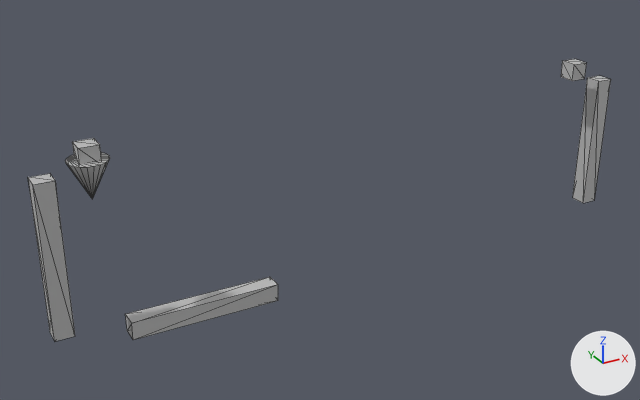
The glTF model GeneratorFlow_00.glb: old version first, new version second.
Before and after are seen from a 50 mm camera at (-0.246, -0.387, 0.209) aimed at (-0.022, 0.021, 0.005). The axes (+X, +Y, +Z) are drawn at lower right. The lights are the same throughout. Mesh edges are drawn as thin lines. Where no turn or scale is listed for an object, it has been applied to the vertices.
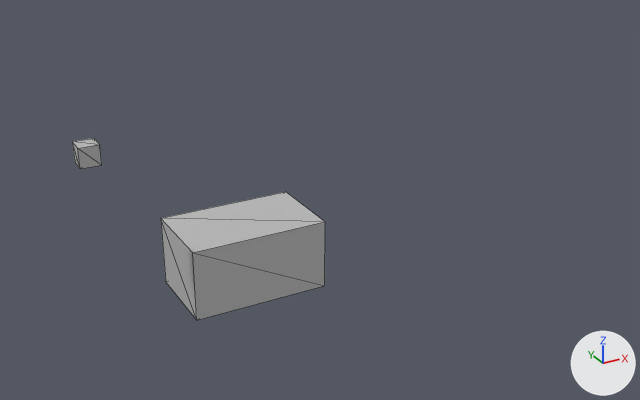
The newer file is also turned or shifted as a whole; pictures and numbers use the older file's frame.

What differs and where, as boxes (x1, y1, x2, y2) in the pictures (640 x 400 px):
'pCube6', added
    after: (161, 192, 325, 320)
'pCube2', deleted
    before: (28, 173, 75, 341)
'pCube4', deleted
    before: (125, 277, 278, 340)
'pCube3', deleted
    before: (572, 76, 611, 203)
'pCone1', deleted
    before: (65, 152, 110, 198)
'flow1', deleted
    before: (561, 59, 586, 81)

What the commit changed:
Mesh me_pcube6 is new.
It is a box spanning x -0.0385..0.0385, y -0.0133..0.0345, z -0.0227..0.017.
It uses material mat_lambert1 (grey #bcbcbc).
Object 'flow1' (ob_flow1) is deleted.
Object 'pCone1' (ob_pcone1) is deleted.
Object 'pCube2' (ob_pcube2) is deleted.
Object 'pCube3' (ob_pcube3) is deleted.
Object 'pCube4' (ob_pcube4) is deleted.
Object 'pCube6' (ob_pcube6) is new; it shows me_pcube6.
Its location is (-0.0703, 0.0106, -0.0139).
